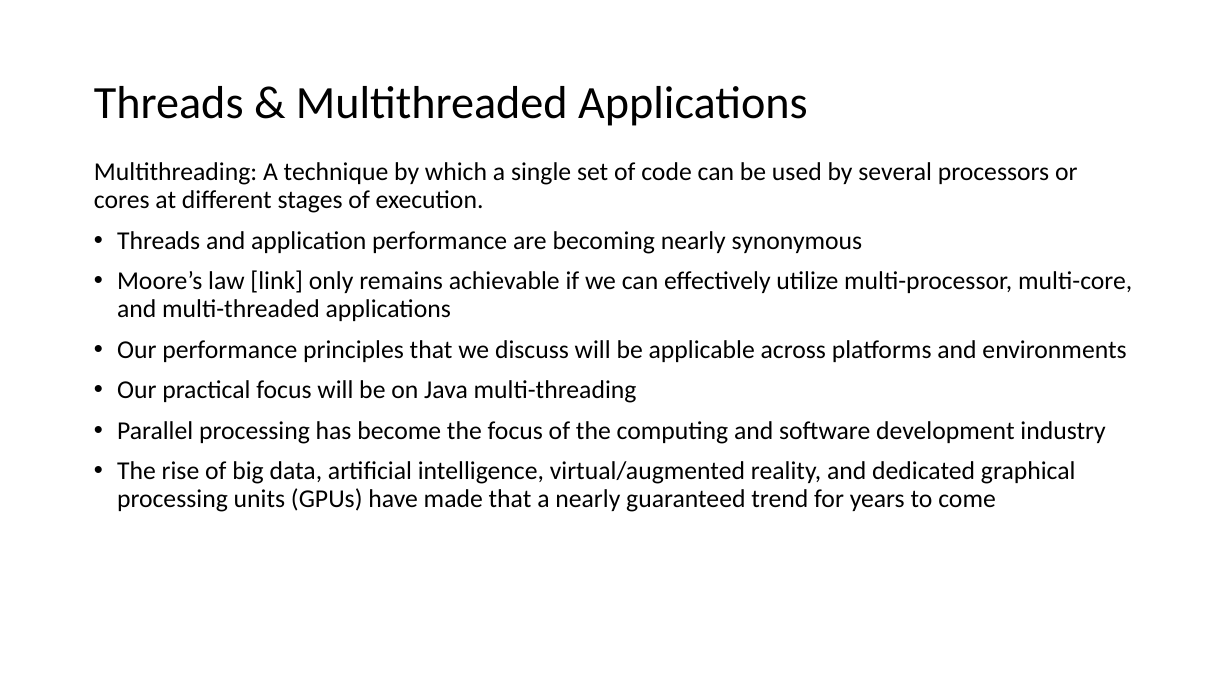
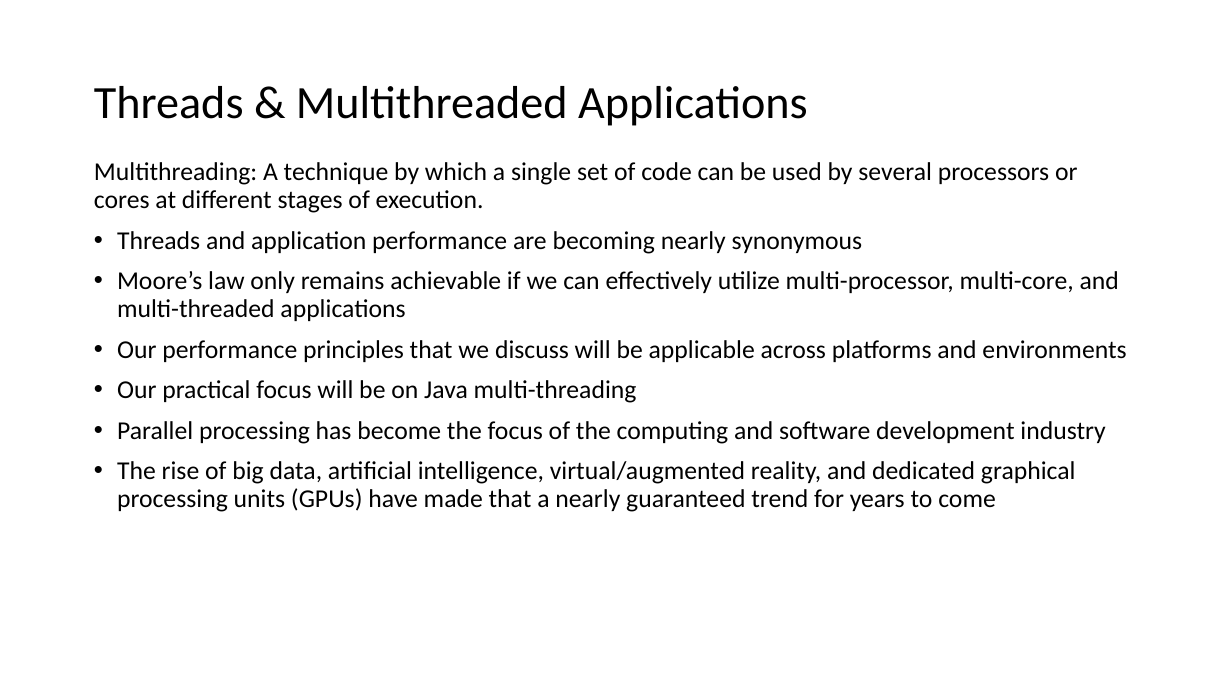
Before and after one commit to EricJPogue/www-epogue-info, a slide deck: slide 14 of CPSC-24500/Week05/2017SpringW05Slides.pptx. Drawn at 1232x693 pixels with LibreOffice and Linux fonts; fonts in the diff are those of the drawing. Boxes give left, top, right and bottom in pixels: in the first picture for what was removed or moved away, otherwise in the second. Text is boxed around its words. In the diff, an @@ line names an element or a change of style, - is before the commit and + after.

```diff
--- a/CPSC-24500/Week05/2017SpringW05Slides.pptx
+++ b/CPSC-24500/Week05/2017SpringW05Slides.pptx
@@ text at <box>117,271,1119,321</box>: text changed @@
-• Moore’s law [link] only remains achievable if we can effectively utilize multi-processor, multi-core, and multi-threaded applications
+• Moore’s law only remains achievable if we can effectively utilize multi-processor, multi-core, and multi-threaded applications
```
Also in this commit, not shown: 3 other slides changed, 3 other files.
